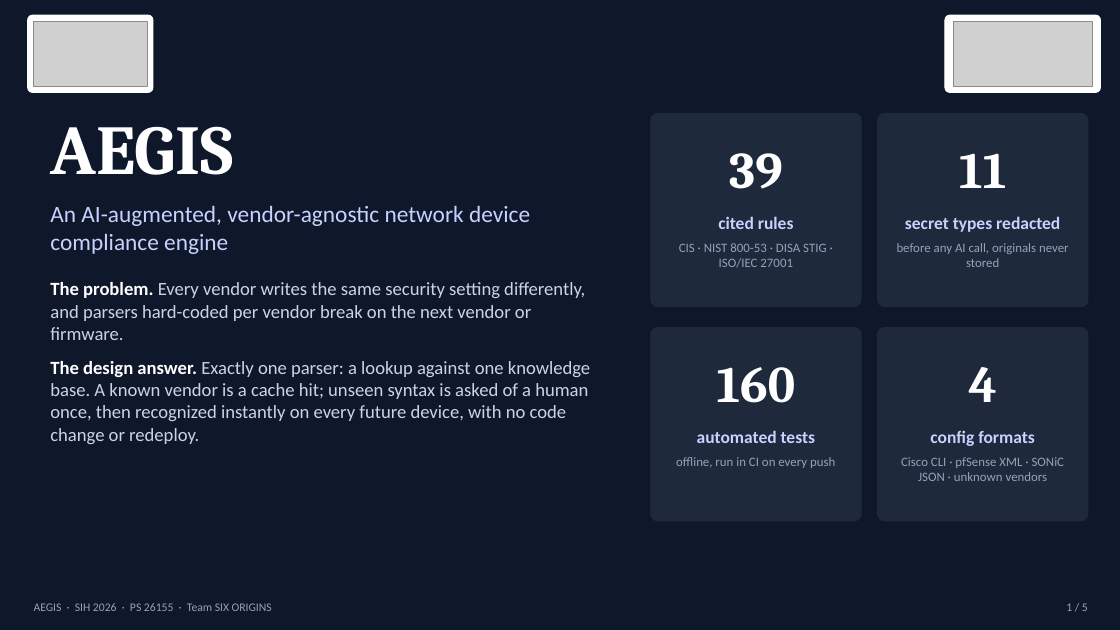
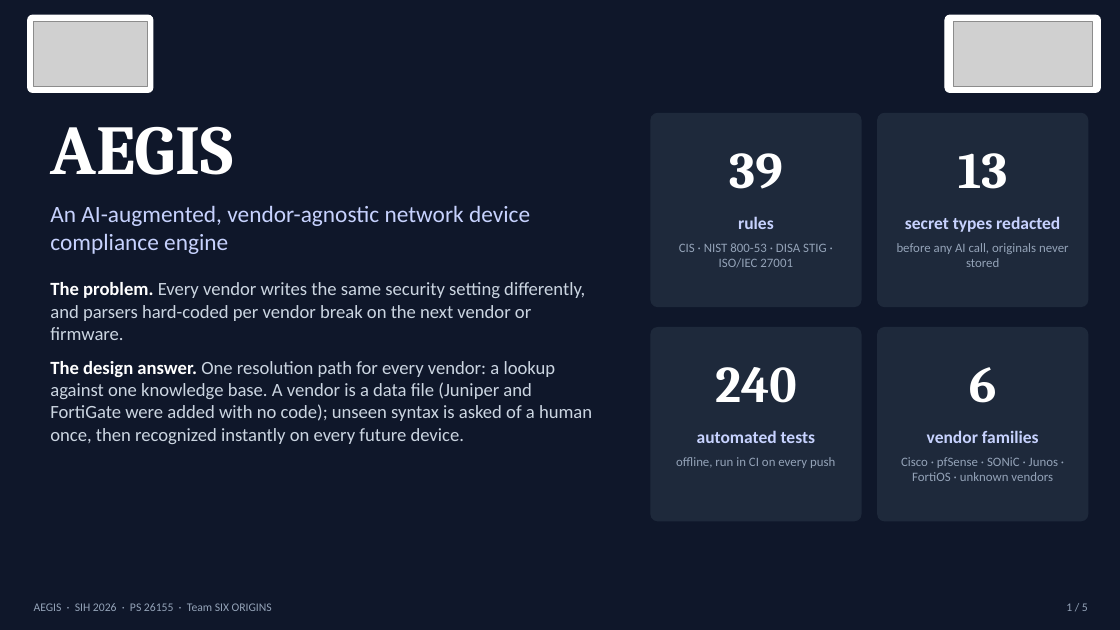
Before and after one commit to TheUsefulNerd/aegis, a slide deck: slide 1 of docs/AEGIS-Technical-Presentation.pptx. Drawn at 1120x630 pixels with LibreOffice and Linux fonts; fonts in the diff are those of the drawing; grey boxes stand for pictures. Boxes give left, top, right and bottom in pixels: in the first picture for what was removed or moved away, otherwise in the second. Text is boxed around its words. In the diff, an @@ line names an element or a change of style, - is before the commit and + after.

```diff
--- a/docs/AEGIS-Technical-Presentation.pptx
+++ b/docs/AEGIS-Technical-Presentation.pptx
@@ text at [958, 153, 1008, 189]: text changed @@
-11
+13
@@ text at [738, 216, 774, 229]: text changed @@
-cited rules
+rules
@@ text at [50, 361, 592, 444]: text changed @@
-The design answer. Exactly one parser: a lookup against one knowledge base. A known vendor is a cache hit; unseen syntax is asked of a human once, then recognized instantly on every future device, with no code change or redeploy.
+The design answer. One resolution path for every vendor: a lookup against one knowledge base. A vendor is a data file (Juniper and FortiGate were added with no code); unseen syntax is asked of a human once, then recognized instantly on every future device.
@@ text at [715, 367, 797, 403]: text changed @@
-160
+240
@@ text at [969, 367, 997, 403]: text changed @@
-4
+6
@@ text at [927, 430, 1039, 443]: text changed @@
-config formats
+vendor families
@@ text at [901, 457, 1058, 481]: text changed @@
-Cisco CLI · pfSense XML · SONiC JSON · unknown vendors
+Cisco · pfSense · SONiC · Junos · FortiOS · unknown vendors
```
Also in this commit, not shown: 2 other slides changed, 6 other files.
